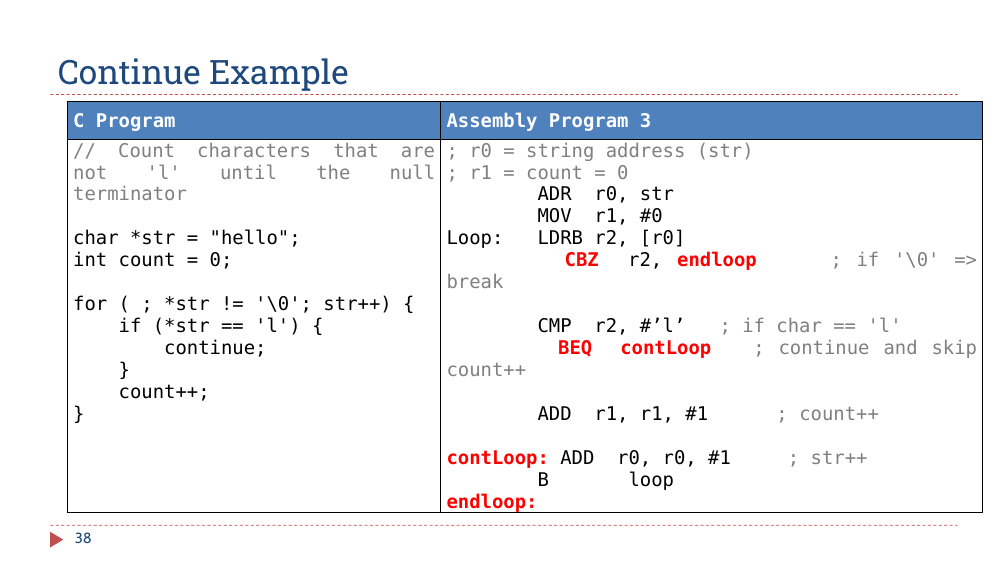
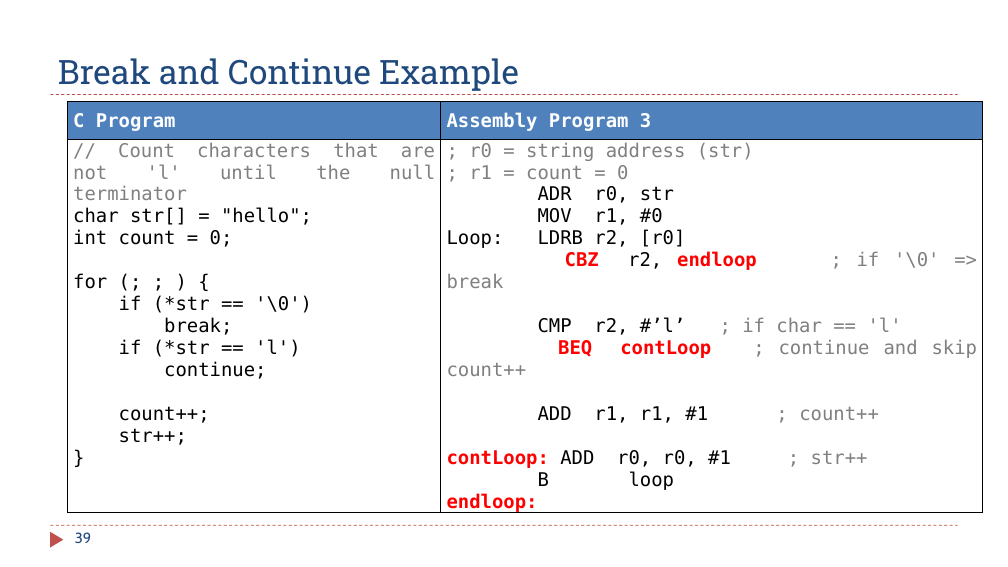
Before and after one commit to guhofstra/CSC111Sp26, a slide deck: slide 39 of PPTs/Ch6_ARM_Control_Flow.pptx (slide 38 before the commit). Drawn at 1008x567 pixels with LibreOffice and Linux fonts; fonts in the diff are those of the drawing. Boxes give left, top, right and bottom in pixels: in the first picture for what was removed or moved away, otherwise in the second. Text is boxed around its words. In the diff, an @@ line names an element or a change of style, - is before the commit and + after.

```diff
--- a/PPTs/Ch6_ARM_Control_Flow.pptx
+++ b/PPTs/Ch6_ARM_Control_Flow.pptx
@@ title at (x1=58, y1=58, x2=519, y2=91): text changed @@
-Continue Example
+Break and Continue Example
@@ table at (x1=67, y1=102, x2=983, y2=517) @@
@@ row 2, column 1: "// Count characters that are not 'l' until the null terminator / char *str = "hello"; / int count = 0; / for ( ; *str != '\0'; str++) { / if (*str == 'l') { / continue; / } / count++; / }" to "// Count characters that are not 'l' until the null terminator / char str[] = "hello"; / int count = 0; / for (; ; ) { / if (*str == '\0') / break; / if (*str == 'l') / continue; / count++; / str++; / }" @@
@@ page number at (x1=75, y1=532, x2=91, y2=543): text changed @@
-38
+39
```
Also in this commit, not shown: 1 other slide changed, 1 slide added.
